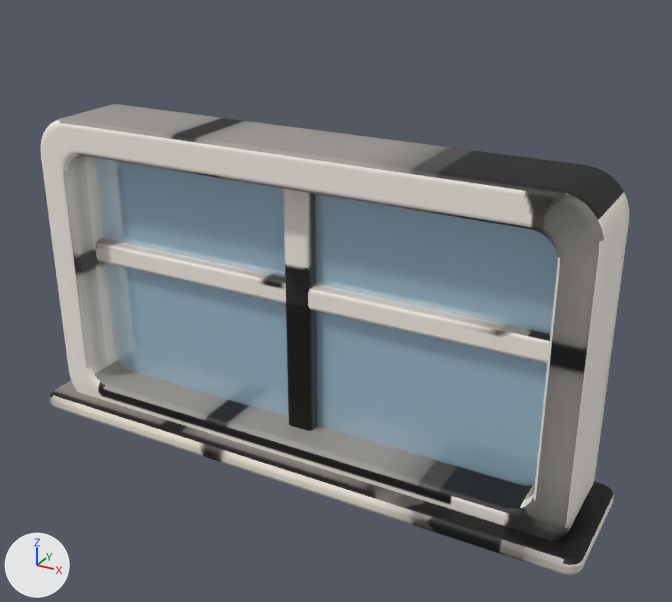
What one commit did to the glTF model client/public/models/office_window.glb.
The view is the same before and after, from a camera (50 mm lens) standing at (1.8, -3.0, 2.14) and looking at (0.14, 0.02, 0.63). The lights are fixed; the arrows at lower left show +X, +Y and +Z. The first picture is the older version. Vertices at exactly the same position are counted once.

In view in the first picture: 'office_window'.
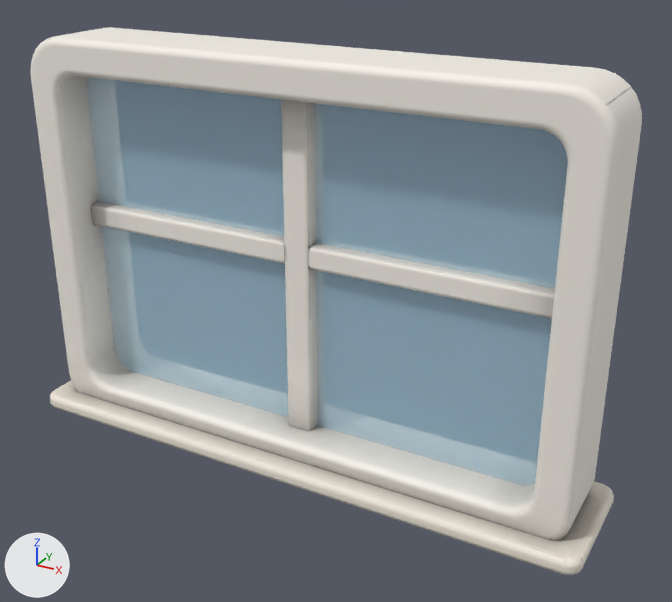
Location of each change, (x1, y1, x2, y2) in pixels of the pictures (672 x 602 px; the box of a moved part takes in the faces that stretch with it):
'office_window', reshaped, surface changed (16% taller)
    before: (41, 104, 629, 575)
    after: (31, 27, 642, 575)
part 1 of me_office_window, moved or reshaped
    before: (95, 238, 550, 363)
    after: (91, 201, 555, 319)
part 2 of me_office_window, moved or reshaped
    before: (41, 104, 534, 486)
    after: (31, 27, 535, 486)
part 3 of me_office_window, moved or reshaped
    before: (65, 104, 629, 521)
    after: (55, 27, 642, 521)
part 4 of me_office_window, moved or reshaped
    before: (283, 189, 317, 431)
    after: (281, 99, 317, 431)
part 5 of me_office_window, surface changed
    before: (41, 104, 629, 575)
    after: (31, 27, 642, 575)

The change, as a list of edits to the scene's bpy script:
```text
Change me_office_window:
    used by ob_office_window; location = (0.0, 0.0, 0.0)
    remove me_office_window.from_pydata(...)  # 904 vertices, 1792 faces; spans x -1.28..1.28, y -0.28..0.28, z -0.11..1.28
    add me_office_window.from_pydata(...)  # 904 vertices, 1792 faces; spans x -1.28..1.28, y -0.28..0.28, z -0.11..1.61
    me_office_window part 1: the loose piece of 56 vertices spanning x -1.08..1.08, y -0.06..0.06, z 0.6..0.7 is moved by (0.0, 0.0, 0.18)
    me_office_window part 2: all 150 vertices in x -1.21..-0.96, y -0.19..0.19, z 1.03..1.28 are moved by (0.0, 0.0, 0.33)
    me_office_window part 3: all 150 vertices in x 0.96..1.21, y -0.19..0.19, z 1.03..1.28 are moved by (0.0, 0.0, 0.33)
    me_office_window part 4: all 28 vertices in x -0.06..0.06, y -0.06..0.06, z 1.13..1.15 are moved by (0.0, 0.0, 0.33)
    me_office_window part 5: texture (UV) coordinates of 1788 of 1792 faces, centred in x -1.28..1.28, y -0.28..0.28, z -0.11..1.28, changed; they spanned u 0.0..1.0, v 0.0..1.0 and now span u 0.0..1.0, v 0.0..1.0
```
